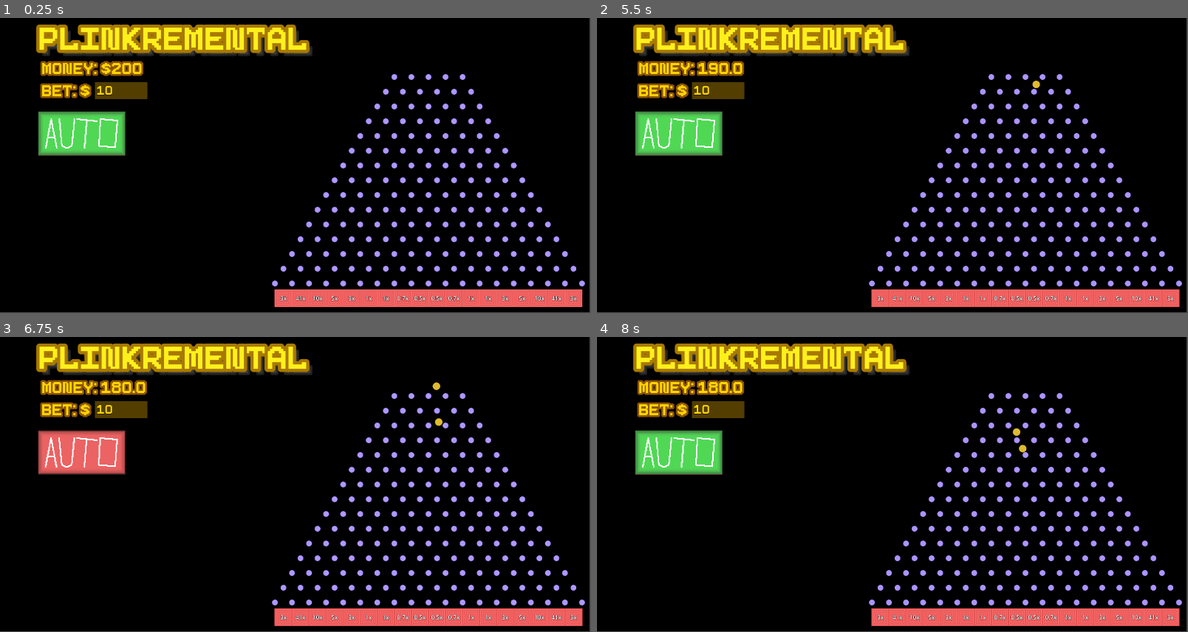
Above: before the commit, frames 1-4 (two rows, left to right).
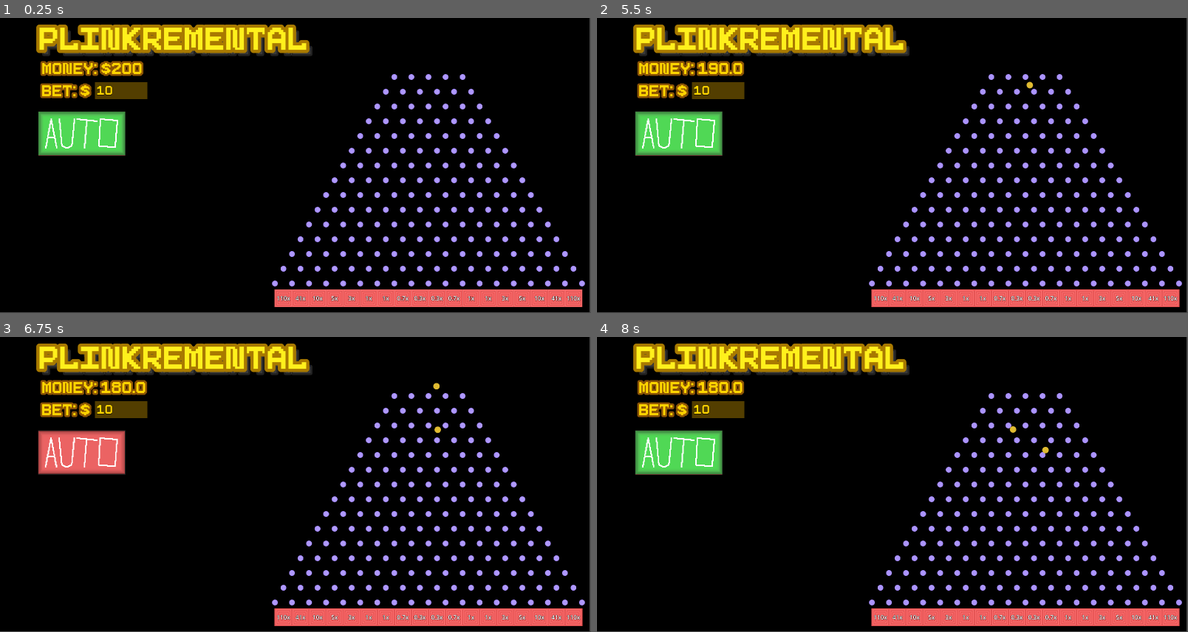
Above: after the commit, the same moments.

Repository: Th3Catalyst/Plinkremental
Game: Godot game, scene res://main.tscn
The game is run twice, just before and just after one commit, with the same random seed, the same clock (stepped at 60 frames per second) and the same inputs.
Inputs (mouse positions are in pixels of both pictures, inside the frame that each line leads up to):
- Up to frame 1 (0.25 s): no input
- Up to frame 2 (5.5 s): click (679, 133) at 0.5 s; click (679, 133) at 1.25 s; click (679, 133) at 2 s; tap Space at 3.02, 3.77, 5.27 s
- Up to frame 3 (6.75 s): tap Space at 6.02 s
- Up to frame 4 (8 s): tap Space at 6.77 s

The runs differ from the first frame. In frame 1, less than 0.1% of the frame differs, in the area x 46-99%, y 94-96%; in frame 2, 0.1%; in frame 3, 0.1%; in frame 4, 0.2%, in the area x 46-99%, y 30-96%.

Commit message:
auto and others

Diff:
--- a/icon.svg
+++ /dev/null
@@ -1 +0,0 @@
-<svg xmlns="http://www.w3.org/2000/svg" width="128" height="128"><rect width="124" height="124" x="2" y="2" fill="#363d52" stroke="#212532" stroke-width="4" rx="14"/><g fill="#fff" transform="translate(12.322 12.322)scale(.101)"><path d="M105 673v33q407 354 814 0v-33z"/><path fill="#478cbf" d="m105 673 152 14q12 1 15 14l4 67 132 10 8-61q2-11 15-15h162q13 4 15 15l8 61 132-10 4-67q3-13 15-14l152-14V427q30-39 56-81-35-59-83-108-43 20-82 47-40-37-88-64 7-51 8-102-59-28-123-42-26 43-46 89-49-7-98 0-20-46-46-89-64 14-123 42 1 51 8 102-48 27-88 64-39-27-82-47-48 49-83 108 26 42 56 81zm0 33v39c0 276 813 276 814 0v-39l-134 12-5 69q-2 10-14 13l-162 11q-12 0-16-11l-10-65H446l-10 65q-4 11-16 11l-162-11q-12-3-14-13l-5-69z"/><path d="M483 600c0 34 58 34 58 0v-86c0-34-58-34-58 0z"/><circle cx="725" cy="526" r="90"/><circle cx="299" cy="526" r="90"/></g><g fill="#414042" transform="translate(12.322 12.322)scale(.101)"><circle cx="307" cy="532" r="60"/><circle cx="717" cy="532" r="60"/></g></svg>
--- a/main.tscn
+++ b/main.tscn
@@ -3,7 +3,7 @@
 [ext_resource type="Script" uid="uid://dkhbj4xo45tvr" path="res://scripts/setLabel.gd" id="2_0xm2m"]
 [ext_resource type="FontFile" uid="uid://xr7a3wt2pgur" path="res://res/8bitFONT.ttf" id="2_1bvp3"]
 [ext_resource type="Script" uid="uid://c6cfqli2h5rvh" path="res://scripts/createBoard.gd" id="2_h2yge"]
-[ext_resource type="Script" uid="uid://bp0iqk7y30uew" path="res://dropBall.gd" id="3_h2yge"]
+[ext_resource type="Script" uid="uid://bp0iqk7y30uew" path="res://scripts/dropBall.gd" id="3_h2yge"]
 [ext_resource type="PackedScene" uid="uid://00ren4c2ypxj" path="res://scenes/autobet.tscn" id="5_lquwl"]
 
 [sub_resource type="LabelSettings" id="LabelSettings_ig7tw"]
--- a/project.godot
+++ b/project.godot
@@ -13,7 +13,6 @@
 config/name="Plinkremental"
 run/main_scene="uid://byestxbrld871"
 config/features=PackedStringArray("4.6", "Forward Plus")
-config/icon="res://icon.svg"
 
 [autoload]
 
--- a/scenes/autobet.tscn
+++ b/scenes/autobet.tscn
@@ -1,7 +1,7 @@
 [gd_scene format=3 uid="uid://00ren4c2ypxj"]
 
 [ext_resource type="Texture2D" uid="uid://bsemgb0a3asvd" path="res://res/autoOn.png" id="1_6peuo"]
-[ext_resource type="Script" uid="uid://bf2mwkris0mtt" path="res://scenes/button.gd" id="2_7q5ak"]
+[ext_resource type="Script" uid="uid://bf2mwkris0mtt" path="res://scripts/button.gd" id="2_7q5ak"]
 
 [node name="Autobet" type="Node2D" unique_id=1550706414]
 
--- a/scenes/ball.tscn
+++ b/scenes/ball.tscn
@@ -2,10 +2,11 @@
 
 [ext_resource type="Shader" uid="uid://kapptw4p7722" path="res://shaders/default.gdshader" id="1_cxlvu"]
 [ext_resource type="Texture2D" uid="uid://d80exfcpc2hm" path="res://res/ballFinal.png" id="2_cxlvu"]
+[ext_resource type="Script" uid="uid://cya5yvumwqld4" path="res://scripts/ballDespawn.gd" id="3_f7cbr"]
 
 [sub_resource type="PhysicsMaterial" id="PhysicsMaterial_7s4qf"]
-friction = 0.36
-bounce = 0.45
+friction = 0.34
+bounce = 0.46
 
 [sub_resource type="CircleShape2D" id="CircleShape2D_7s4qf"]
 radius = 22.0
@@ -15,6 +16,7 @@
 
 [node name="Ball" type="Node2D" unique_id=127844270]
 metadata/value = 0.0
+metadata/despawn = 0
 
 [node name="BallBody" type="RigidBody2D" parent="." unique_id=1436180884]
 position = Vector2(8.75, -8.25)
@@ -32,3 +34,10 @@
 position = Vector2(-8.75, 8.25)
 scale = Vector2(1.3749999, 1.3749999)
 texture = ExtResource("2_cxlvu")
+
+[node name="Timer" type="Timer" parent="BallBody" unique_id=1073748160]
+wait_time = 15.0
+one_shot = true
+autostart = true
+ignore_time_scale = true
+script = ExtResource("3_f7cbr")
--- /dev/null
+++ b/scripts/ballDespawn.gd
@@ -0,0 +1,13 @@
+extends Timer
+
+
+# Called when the node enters the scene tree for the first time.
+func _ready() -> void:
+	$".".timeout.connect(_on_timer_timeout)
+
+
+func _on_timer_timeout():
+	var ball: Node2D = $".".get_parent().get_parent()
+	Game.money += ball.get_meta("Value")
+	print("test")
+	$".".get_parent().get_parent().queue_free()
--- a/scenes/button.gd
+++ b/scripts/button.gd
@@ -17,8 +17,6 @@
 
 func _process(delta: float) -> void:
 	counter += 1
-	print(counter)
 	if auto and not counter % 100:
-		print(auto)
 		counter = 0
 		Game.drop.emit()
--- a/scripts/createBoard.gd
+++ b/scripts/createBoard.gd
@@ -1,7 +1,6 @@
 extends Node2D
 
-# temporary until formulas are made for this
-var mult_vals: Array[float] = [3,41,10,5,3,1.5,1,0.7,0.5,0.5,0.7,1,1.5,3,5,10,41,3]
+var mult_vals: Array[float] = [110,41,10,5,3,1.5,1,0.7,0.3,0.3,0.7,1,1.5,3,5,10,41,110]
 
 func _ready() -> void:
 	# Pegs
--- a/dropBall.gd
+++ b/scripts/dropBall.gd
@@ -8,10 +8,9 @@
 	if Game.money >= bet:
 		var ball: Node2D = Game.ball_scene.instantiate()
 		ball.set_meta("Value", bet)
-		#ball.get_child(0).get_child(1).material.set_shader_parameter("saturation", randf() * 100)
-		#ball.set_instance_shader_parameter("hue_rotate", 180.0)
 		Game.money -= bet
 		$".".get_parent().add_child(ball)
 		ball.position = Vector2(randfn(Game.center, Game.spacing_h*0.3), Game.top-70)
 		for child in ball.get_child(0).get_children():
-			child.scale *= Game.spacing_h/100
+			if type_string(typeof(child)) == "Node2D":
+				child.scale *= Game.spacing_h/100
Not shown, removed: icon.svg.import
Not shown, added: scripts/ballDespawn.gd.uid
Renamed: scenes/button.gd.uid -> scripts/button.gd.uid
Renamed: dropBall.gd.uid -> scripts/dropBall.gd.uid
